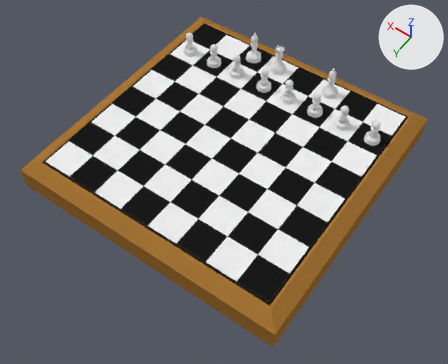
A saved change to the Blender file module3/chess_scene.blend.
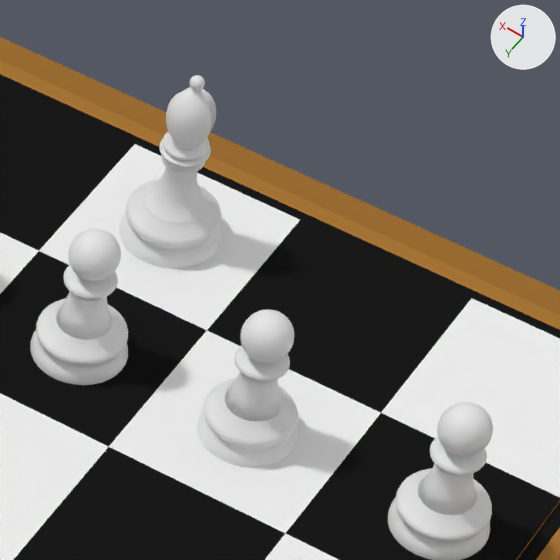
The first picture shows the older version from a camera (50 mm lens) standing at (-7.35, 10.65, 14.35) and looking at (-0.45, 1.0, -0.81). The close-ups show both versions on the part from 67% to 87% of the width and 15% to 40% of the height of that picture; other places that the commit changed are outside them. The lights are fixed; the arrows at upper right show +X, +Y and +Z.

The first close-up shows 'base', 'bishop', 'board', 'pawn.005', 'pawn.006', 'pawn.007'.
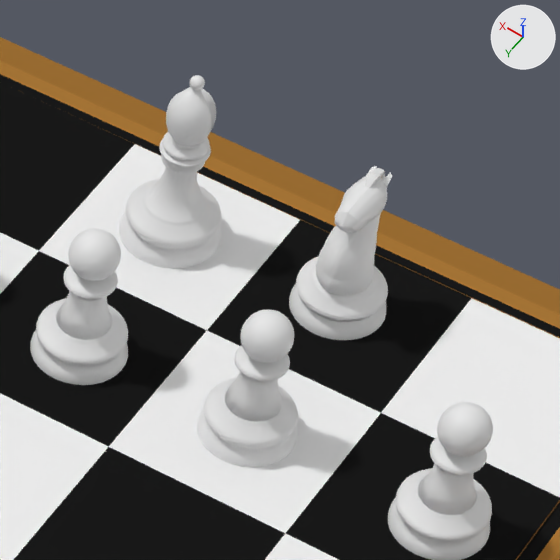
Boxes [x1, y1, x2, y2] around the edits, measured in the close-ups (560 x 560 px):
'base', turned: [0, 37, 560, 560] in both
'knite', added: after [289, 166, 392, 340]

What changed in the scene script:
```text
Add me_cylinder_011:
    me_cylinder_011.from_pydata(...)  # 725 vertices, 660 faces, 2 loose edges; spans x -0.25..0.25, y -0.25..0.25, z -0.75..0.109
Change ob_base:
    ob_base.rotation_euler: (0.0, 0.0, 0.0) -> (0.0, 0.00175, 0.0)  # degrees (0, 0, 0) -> degrees (0, 0.1, 0)
Add ob_knite:
    ob_knite = bpy.data.objects.new('knite', me_cylinder_011)
    ob_knite.location = (-2.462, -3.548, 0.75)
    ob_knite.rotation_euler = (0.0, 0.0, 3.142)  # degrees (0, 0, 180)
    _m = ob_knite.modifiers.new('Mirror', 'MIRROR')
    _m.use_clip = True
    _m = ob_knite.modifiers.new('EdgeSplit', 'EDGE_SPLIT')
```
